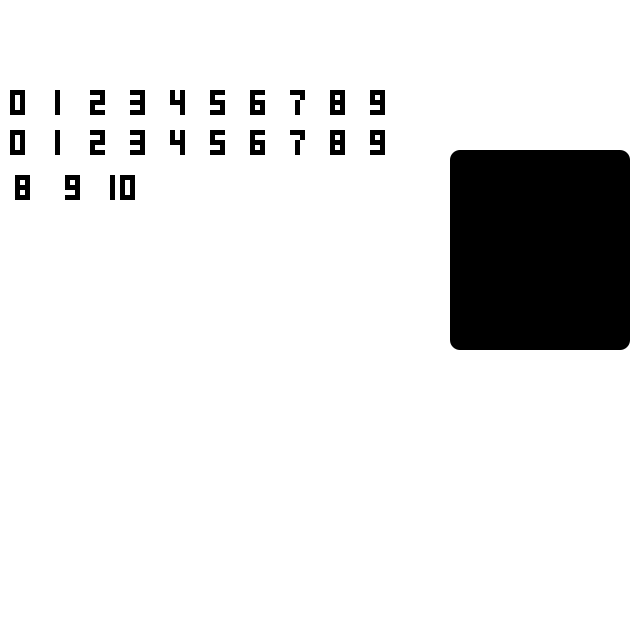
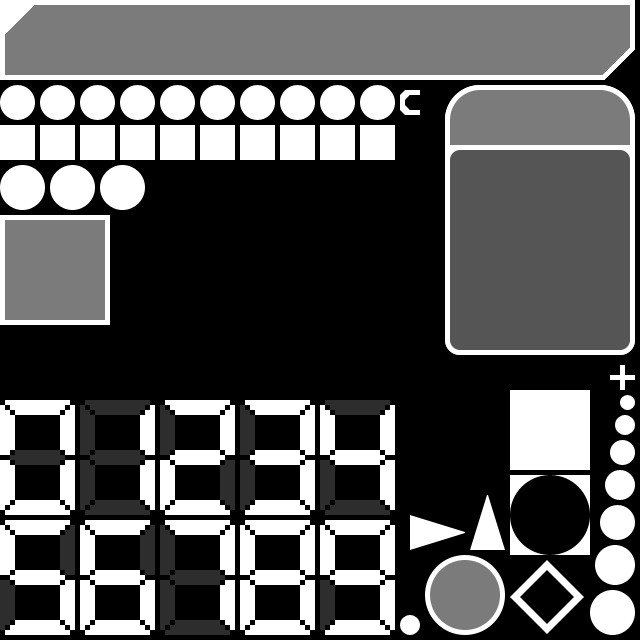
Layers edited between the first and the second 640x640 image:
showed group "Alpha" (16 layers) over [0,0,640,640]
added layer "newScrap copy 3" in group "Alpha" over [579,5,635,80]
added layer "newScrap copy 2" in group "Alpha" over [5,5,56,75]
painted on "Ellipse 3", unmasked it over [5,5,635,80]
painted on "Ellipse 6", unmasked it over [425,555,505,635]
added layer "newScrap copy" in group "Alpha" over [54,220,105,320]
added layer "newScrap" in group "Alpha" over [5,220,56,320]
painted on "Ellipse 5", unmasked it over [445,85,635,145]
painted on "Ellipse 4", unmasked it over [445,150,635,355]
painted on "Ellipse 5 copy", unmasked it over [445,85,635,355]
painted on "Ellipse 7", unmasked it over [400,90,420,115]
painted on "Rectangle 1", unmasked it over [410,495,505,550]
painted on "Ellipse 2", unmasked it over [0,85,635,635]
painted on "Ellipse 4 copy 2", unmasked it over [445,150,635,355]
